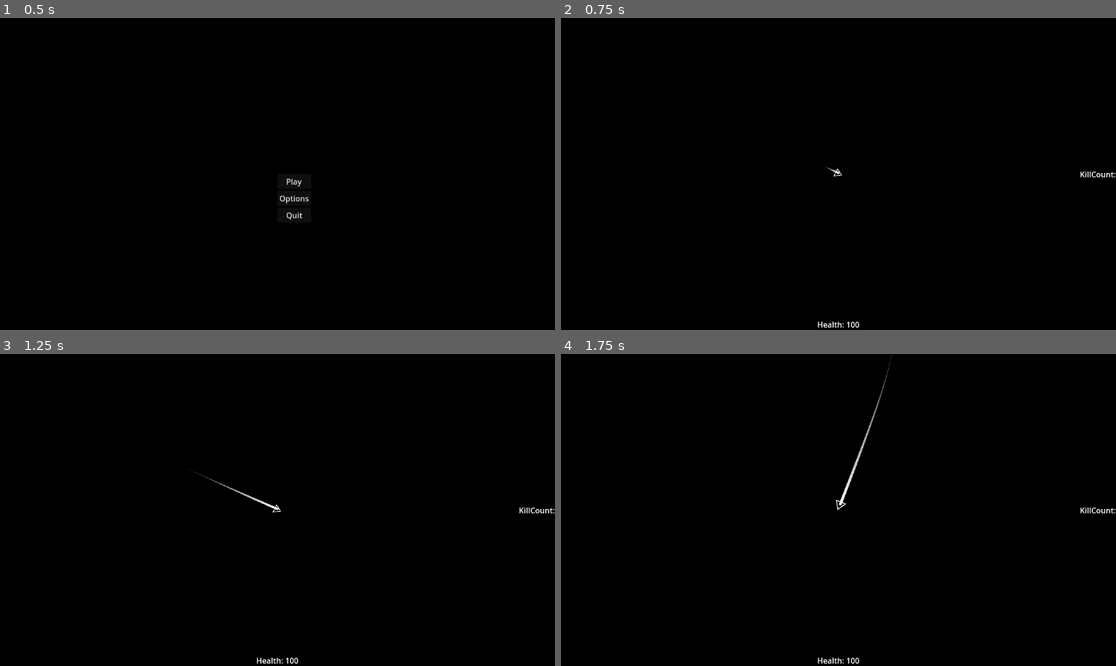
Above: before the commit, frames 1-4 (two rows, left to right).
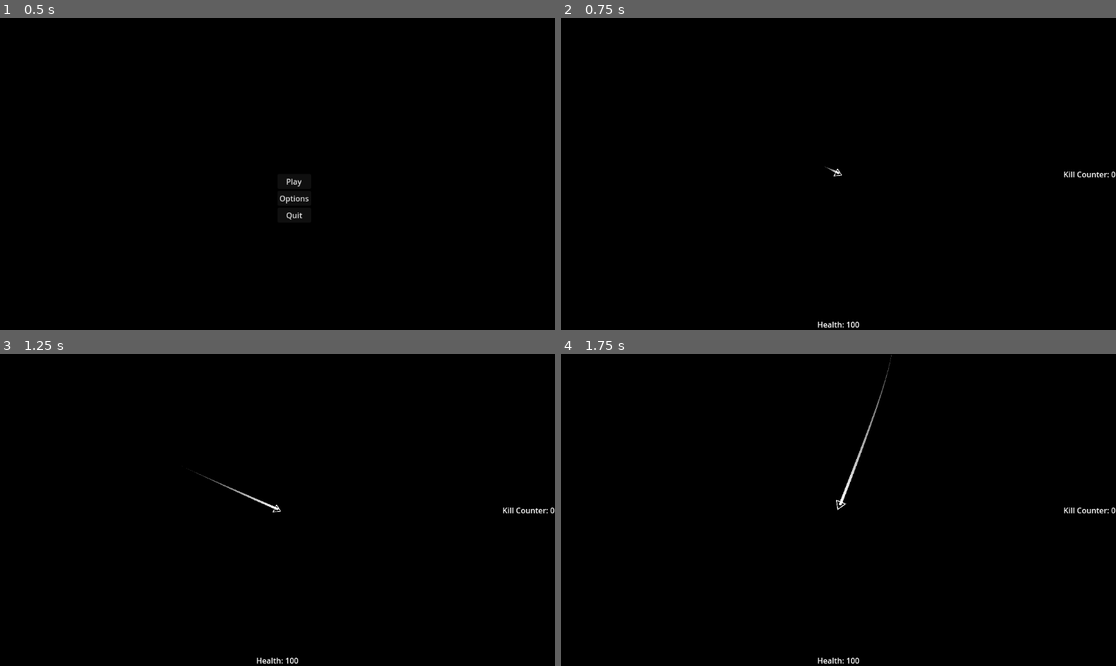
Above: after the commit, the same moments.

Repository: HazarBakir/void_blade
Game: Godot game, scene res://Scenes/main_menu.tscn
Two runs of this game, one before a commit and one after it. Both use one fixed random seed, a clock stepped at 60 frames per second and the inputs below. The engine's default icon, where the game draws it, is replaced by a stand-in: a white triangle on a blue panel in a dark square.
Inputs (mouse positions are in pixels of both pictures, inside the frame that each line leads up to):
- Up to frame 1 (0.5 s): no input
- Up to frame 2 (0.75 s): click "Play" at 0.5 s
- Up to frame 3 (1.25 s): no input
- Up to frame 4 (1.75 s): move the mouse to (810, 572) at 1.27 s; press the mouse at (810, 572) at 1.28 s

Frame 1 is identical in both runs. In frame 2, 0.1% of the frame differs, in the area x 90-100%, y 49-52%; in frame 3, 0.1%; in frame 4, 0.1%.
Error before the commit: Compile Error: Failed to compile depended scripts. (res://Scripts/enemy/bullet.gd:0)

Commit message:
feat: change playerstats variables
deleted playerstats singleton class and using HealthComponent after now.

Diff:
--- a/Scripts/Enemy/enemy_spawner.gd
+++ b/Scripts/Enemy/enemy_spawner.gd
@@ -35,7 +35,7 @@
 	_start_random_spawn_timer()
 
 func _can_spawn() -> bool:
-	return PlayerStats.is_alive() and _is_enemies_container_valid()
+	return target.get_node("HealthComponent").is_alive and _is_enemies_container_valid()
 
 func _is_enemies_container_valid() -> bool:
 	return enemies_container != null and is_instance_valid(enemies_container)
--- a/Scripts/Player/kill_count.gd
+++ b/Scripts/Player/kill_count.gd
@@ -1,4 +1,6 @@
 extends Label
+@onready var player: CharacterBody2D = get_tree().get_first_node_in_group("player")
+
 
 func _process(_delta: float) -> void:
-	$".".text = str("Kill Counter: ", PlayerStats.kill_count)
+	$".".text = str("Kill Counter: ", player.kill_count)
--- a/Scripts/Player/player_movement.gd
+++ b/Scripts/Player/player_movement.gd
@@ -6,6 +6,7 @@
 @onready var sprite: Sprite2D = $Sprite2D
 @onready var marker_2d: Marker2D = $Marker2D
 
+var kill_count: int = 0
 var is_attacking: bool
 var speed: float = 850.0
 var follow_speed: float = 560.0
@@ -102,7 +103,6 @@
 
 	var attack = Attack.new()
 	if area is HitboxComponent:
-		# Input durumunu direkt burada kontrol et
 		var currently_attacking = Input.is_action_pressed("move_mouse")
 		print("Currently attacking: ", currently_attacking)
 
--- a/Scripts/enemy/bullet.gd
+++ b/Scripts/enemy/bullet.gd
@@ -54,8 +54,8 @@
 
 func _on_area_entered(area: Area2D) -> void:
 	if area.is_in_group("player") or area.get_parent().is_in_group("player") and area.name == "BulletDetectArea":
-		if PlayerStats.is_attacking == false:
-			PlayerStats.take_damage(10)
+		if target.is_attacking == false:
+			#PlayerStats.take_damage(10)
 			screen_shake_on_collision(15, 0.5)
 		else:
 			screen_shake_on_collision(3, 0.2)
--- a/Scripts/enemy/enemy.gd
+++ b/Scripts/enemy/enemy.gd
@@ -127,6 +127,7 @@
 	can_shoot = true
 
 func on_death() -> void:
+		target.kill_count += 1
 		_setup_death_effects()
 		queue_free()
 
--- a/Scripts/particle_manager.gd
+++ b/Scripts/particle_manager.gd
@@ -2,48 +2,37 @@
 
 class_name ParticleManager
 
-# Particle scene'lerinin local path'lerini sakla
 var particle_scenes = {}
 
 func _ready():
-	# Particle'ları kaydet
 	register_particle("player_death", "res://Scenes/explode particle.tscn")
 	register_particle("enemy", "res://Scenes/explode_enemy_death.tscn")
 	register_particle("bullet", "res://Scenes/bullet_particle.tscn")
 
-# Particle scene'ini kaydet
 func register_particle(particle_name: String, scene_path: String):
 	particle_scenes[particle_name] = scene_path
 
-# Particle emit et
 func emit_particle(particle_name: String, position: Vector2, duration: float = 0.0):
 	if not particle_scenes.has(particle_name):
 		print("Hata: Particle bulunamadı: ", particle_name)
 		return null
 
-	# Scene'i yükle ve instantiate et
 	var particle_scene = load(particle_scenes[particle_name])
 	var particle_instance = particle_scene.instantiate()
 
-	# Sahneye ekle
 	get_tree().current_scene.add_child(particle_instance)
 
-	# Pozisyonu ayarla
 	particle_instance.global_position = position
 
-	# Particle'ı başlat
 	particle_instance.emitting = true
 
-	# Lifetime kontrolü
 	var lifetime = duration
 	if lifetime <= 0.0:
-		# Particle'ın kendi lifetime'ını kullan
 		if particle_instance is CPUParticles2D:
 			lifetime = particle_instance.lifetime
 		elif particle_instance is GPUParticles2D:
 			lifetime = particle_instance.lifetime
 
-	# Belirtilen süre sonra particle'ı temizle
 	var timer = Timer.new()
 	particle_instance.add_child(timer)
 	timer.wait_time = lifetime
@@ -52,7 +41,6 @@
 
 	return particle_instance
 
-# Particle bittiğinde çağrılacak fonksiyon
 func _on_particle_finished(particle_instance):
 	if is_instance_valid(particle_instance):
 		particle_instance.queue_free()
--- a/project.godot
+++ b/project.godot
@@ -17,7 +17,6 @@
 
 [autoload]
 
-PlayerStats="*res://Scripts/Player/player_stats.gd"
 particle_manager="*res://Scripts/particle_manager.gd"
 
 [debug]
